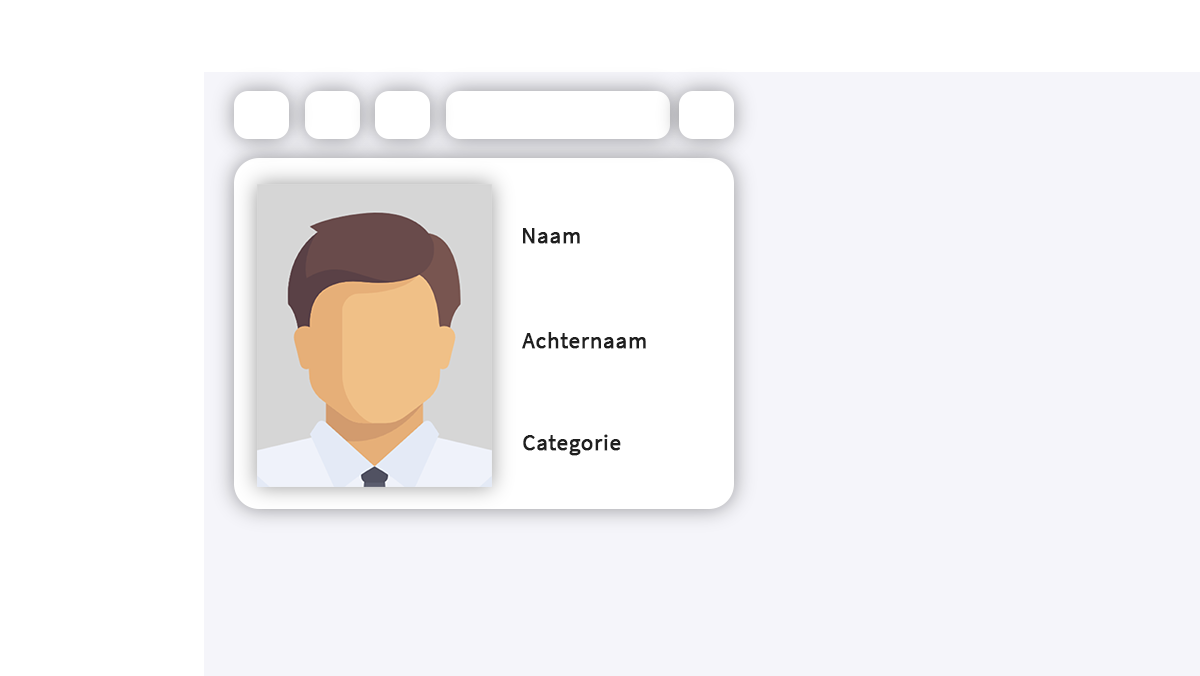
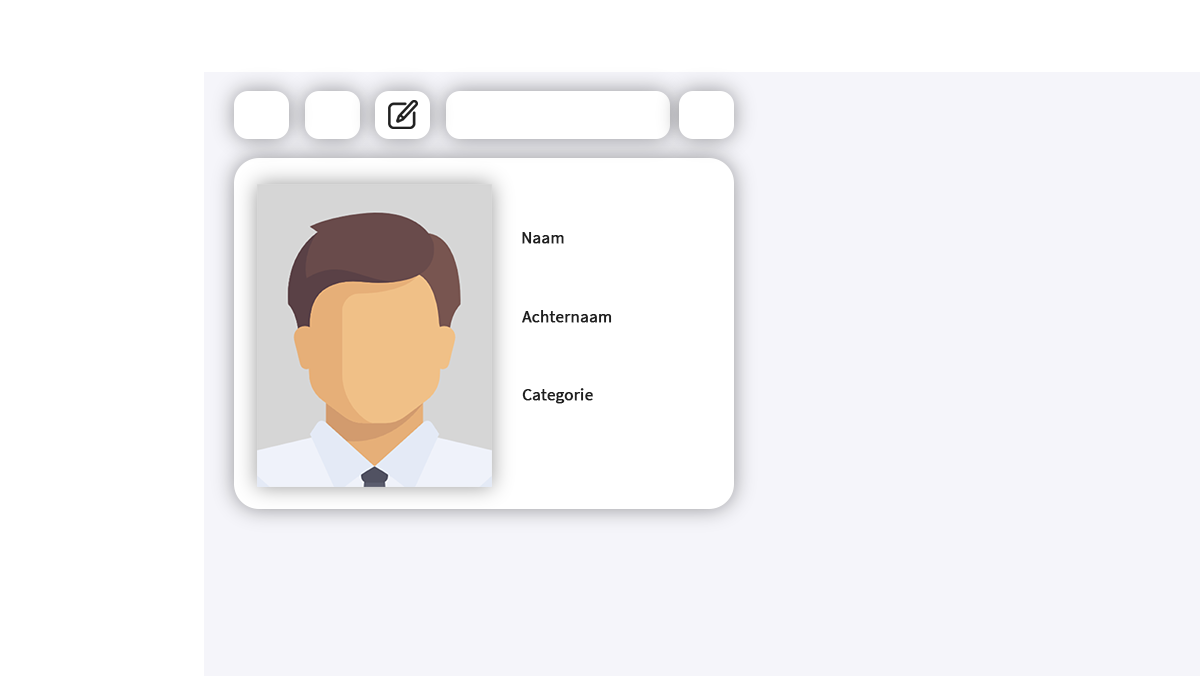
Revision of a layered 1200x676 image; what changed, layer by layer:
painted on "Categorie" (2nd of 2, in "App" › "Members" › "search") over [522, 388, 621, 456]
painted on "Achternaam" (2nd of 2, in "App" › "Members" › "search") over [522, 310, 646, 349]
painted on "Naam" (2nd of 2, in "App" › "Members" › "search") over [522, 228, 580, 244]
showed "edit-btn" over [388, 100, 418, 129]
